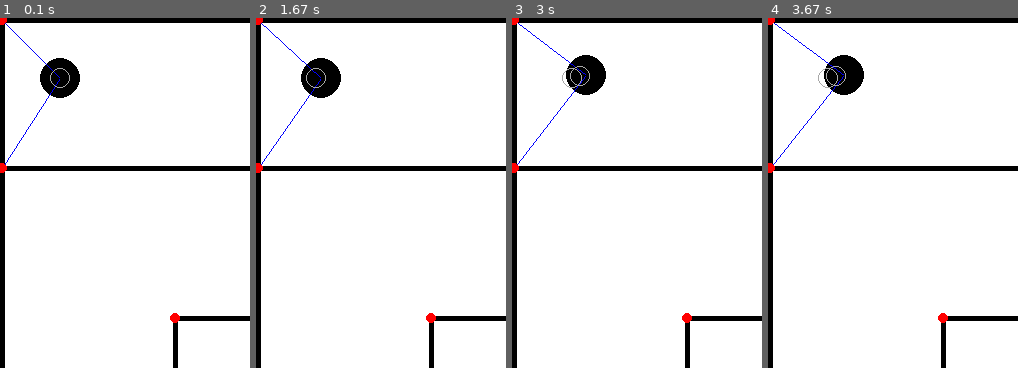
Above: before the commit, frames 1-4 (left to right).
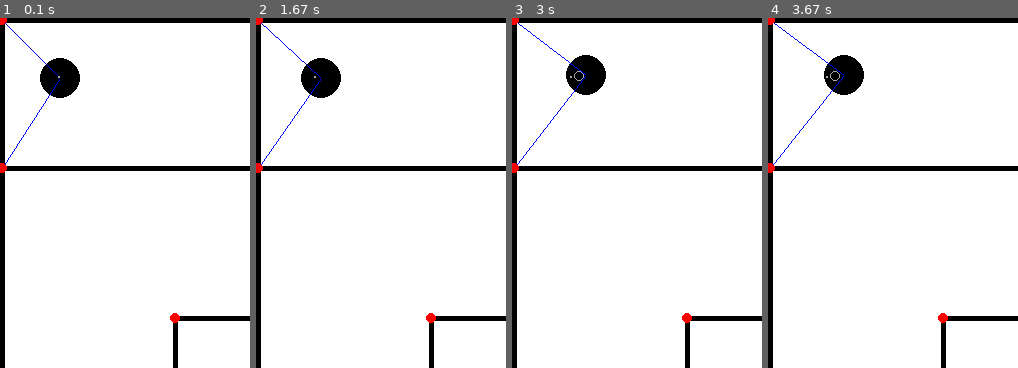
Above: after the commit, the same moments.

Repository: lukassanting/ARS_PSO_Assignment
Game: pygame game, started from Assignment_5/main.py
The game is run twice, just before and just after one commit, with the same random seed, the same clock (stepped at 60 frames per second) and the same inputs.
Inputs:
- Up to frame 1 (0.1 s): no input
- Up to frame 2 (1.67 s): tap X at 0.33 s; hold W 1.17-1.63 s
- Up to frame 3 (3 s): hold D 1.67-2.13 s; hold A 2.17-2.7 s; hold S from 2.73 s (still down)
- Up to frame 4 (3.67 s): release S at 3.03 s; hold W from 3.5 s (still down)
The pictures show only the part of the screen within x 0-50%, y 0-50%; the shares and areas given below are measured in that part.

The runs differ from the first frame. In frame 1, less than 0.1% of the frame differs, in the area x 20-28%, y 14-20%; in frame 2, less than 0.1%; in frame 3, 0.1%, in the area x 20-32%, y 13-20%; in frame 4, 0.1%.

Commit message:
better ellipses

Diff:
--- a/Assignment_5/kalman_filter.py
+++ b/Assignment_5/kalman_filter.py
@@ -8,14 +8,14 @@
     theta = mean_t_minus_one[2][0]
     return np.array([[delta_t*np.cos(theta), 0], [delta_t*np.sin(theta), 0], [0, 1]])
 
-def initial_covariance_matrix(variance=0.01):
+def initial_covariance_matrix(variance=0.001):
     return variance*np.identity(3)
 
 # change variance to small number instead of 0!!!
-def motion_model_noise_covariance_matrix_R(variance=0.01):
+def motion_model_noise_covariance_matrix_R(variance=0.001):
     return variance*np.identity(3)
 
-def sensor_model_noise_covariance_matrix_Q(variance=0.01):
+def sensor_model_noise_covariance_matrix_Q(variance=0.001):
     return variance*np.identity(3)
 
 def Kalman_filter(mean_t_minus_1, cov_matrix_t_minus_1, u_t, z_t, delta_t):
@@ -72,6 +72,7 @@
     cov_matrix_bar_t = np.matmul(matrix_A,
                             np.matmul(cov_matrix_t_minus_1, np.transpose(matrix_A))
                         ) + motion_model_noise_covariance_matrix_R()
+    print(f'Diagonal of cov_matrix: {np.diagonal(cov_matrix_bar_t)}')
 
     if z_t is None:
         # if no measurement is received, return values without correction
--- a/Assignment_5/pygame_classes.py
+++ b/Assignment_5/pygame_classes.py
@@ -36,7 +36,7 @@
         self._positions = [(position[0], position[1])]
         self._belief_positions = [(position[0], position[1])]
         self._belief_angle = [position[2]]
-        self._belief_covariance_matrix = [initial_covariance_matrix]
+        self._belief_covariance_matrix = [initial_covariance_matrix()]
         self._change_in_theta = 0
         self._ellipses = []
 
@@ -179,7 +179,7 @@
         u = np.array([(self._vel_left+self._vel_right)/2, self._rot_rate]).reshape((2,1))
         pos, cov_matrix = Kalman_filter(
                                     mean_t_minus_1=prior_belief,
-                                    cov_matrix_t_minus_1=initial_covariance_matrix(),
+                                    cov_matrix_t_minus_1=self._belief_covariance_matrix[-1],
                                     u_t=u,
                                     z_t=trilateration_pos,
                                     delta_t=delta_t
@@ -198,7 +198,7 @@
         u = np.array([(self._vel_left+self._vel_right)/2, self._change_in_theta]).reshape((2,1))
         pos, cov_matrix = KF_no_rot_rate(
                                     mean_t_minus_1=prior_belief,
-                                    cov_matrix_t_minus_1=initial_covariance_matrix(),
+                                    cov_matrix_t_minus_1=self._belief_covariance_matrix[-1],
                                     u_t=u,
                                     z_t=trilateration_pos,
                                     delta_t=delta_t
@@ -208,8 +208,8 @@
         self._belief_covariance_matrix.append(cov_matrix)
 
     def generate_ellipse(self):
-        width = 1000*np.diagonal(self._belief_covariance_matrix[-1])[0] # scaled by 1000 to make it better visible
-        height = 1000*np.diagonal(self._belief_covariance_matrix[-1])[1] # scaled by 1000 to make it better visible
+        width = 100*np.diagonal(self._belief_covariance_matrix[-1])[0] # scaled by 1000 to make it better visible
+        height = 100*np.diagonal(self._belief_covariance_matrix[-1])[1] # scaled by 1000 to make it better visible
         left = self._belief_positions[-1][0]-width/2 # subtracting width/2 to center the ellipse at the center of the robot
         top = self._belief_positions[-1][1]-height/2 # subtracting height/2 to center the ellipse at the center of the robot
         ellipse_boundaries = (left, top, width, height)
